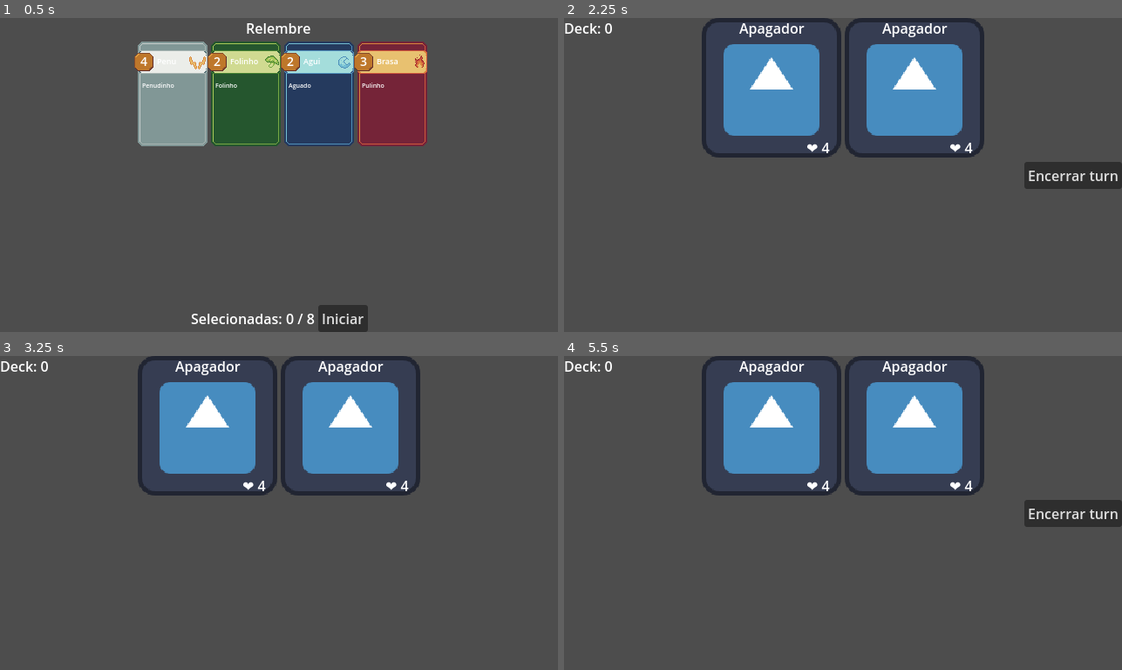
Above: before the commit, frames 1-4 (two rows, left to right).
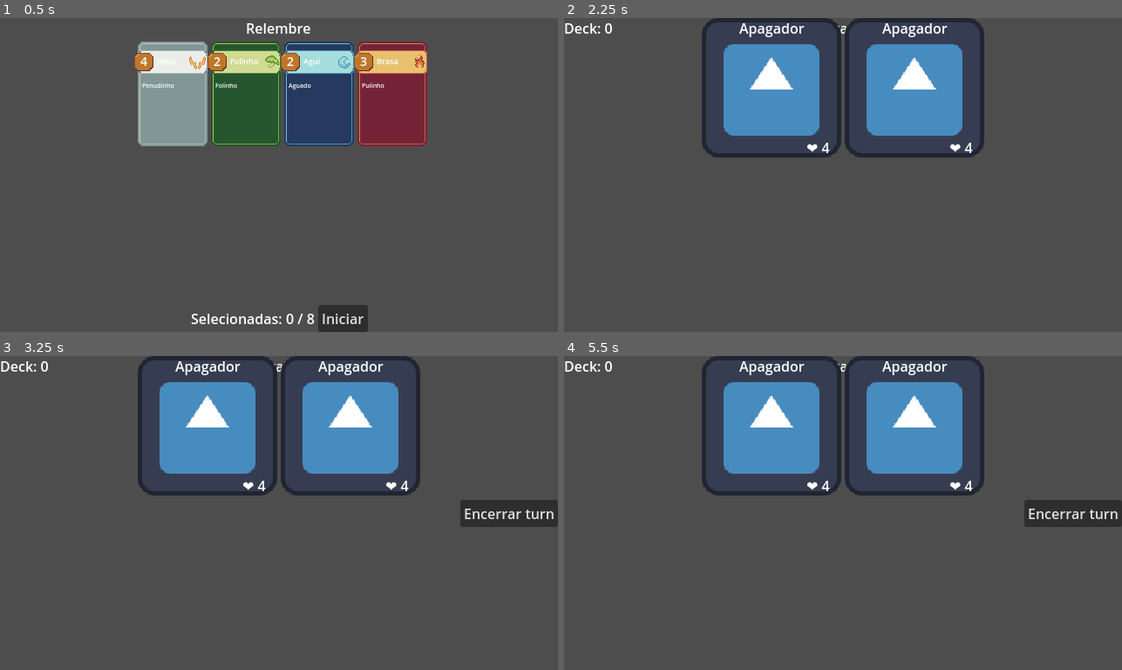
Above: after the commit, the same moments.

Repository: JonathanGoveira/CardGameTemplateGodot
Game: Godot game, scene res://scenes/pre_run_deck_selector.tscn
The game is run twice, just before and just after one commit, with the same random seed, the same clock (stepped at 60 frames per second) and the same inputs. The engine's default icon, where the game draws it, is replaced by a stand-in: a white triangle on a blue panel in a dark square.
Inputs (mouse positions are in pixels of both pictures, inside the frame that each line leads up to):
- Up to frame 1 (0.5 s): no input
- Up to frame 2 (2.25 s): click "Iniciar" at 0.5 s; click "Encerrar turn" at 1.25 s; tap Enter at 2 s; move the mouse to (965, 159) at 2.02 s; click (965, 159) at 2.17 s
- Up to frame 3 (3.25 s): click (507, 513) at 2.75 s, where only the run before the commit has a clickable "Encerrar turn"
- Up to frame 4 (5.5 s): click (1071, 513) at 3.5 s, where only the run after the commit has a clickable "Encerrar turn"; tap Space at 4.25 s; drag from (731, 528) to (815, 575) at 4.27 s; tap Enter at 5 s; move the mouse to (898, 443) at 5.02 s; click (898, 443) at 5.17 s

Frame 1 is identical in both runs. In frame 2, 1.5% of the frame differs, in the area x 49-100%, y 1-55%; in frame 3, 1.5%; in frame 4, less than 0.1%.

Commit message:
update logic draft and turn manager

Diff:
--- a/cardgametemplate/scenes/battle/battle_scene.tscn
+++ b/cardgametemplate/scenes/battle/battle_scene.tscn
@@ -6,6 +6,16 @@
 [ext_resource type="PackedScene" uid="uid://i4anp6bcp3mh" path="res://scenes/enemy/enemy_base.tscn" id="3_ugm31"]
 
 [node name="GameManager" type="Node"]
+
+[node name="Label" type="Label" parent="."]
+anchors_preset = 5
+anchor_left = 0.5
+anchor_right = 0.5
+offset_left = -30.0
+offset_right = 30.0
+offset_bottom = 23.0
+grow_horizontal = 2
+text = "Batalha"
 
 [node name="UIManager" type="CanvasLayer" parent="."]
 
@@ -20,6 +30,7 @@
 botao_encerrar_turno_path = NodePath("../board/Button")
 enemy_board_path = NodePath("../board/Enemies")
 deck_manager_path = NodePath("../board/PlayerDeck")
+enemy_manager_path = NodePath("../board/EnemyManager")
 
 [node name="board" type="Control" parent="."]
 custom_minimum_size = Vector2(640, 360)
--- a/cardgametemplate/scenes/cards/player_deck_manager.tscn
+++ b/cardgametemplate/scenes/cards/player_deck_manager.tscn
@@ -1,6 +1,6 @@
 [gd_scene load_steps=3 format=3 uid="uid://bi6o4an0e0vai"]
 
-[ext_resource type="Script" uid="uid://bgiwrxu11p2yt" path="res://scripts/battle/deck_manager.gd" id="1_fm1m1"]
+[ext_resource type="Script" uid="uid://bgiwrxu11p2yt" path="res://scripts/cards/deck_manager.gd" id="1_fm1m1"]
 [ext_resource type="PackedScene" uid="uid://b2f0gstxcgifp" path="res://scenes/cards/card_base.tscn" id="2_71vvo"]
 
 [node name="PlayerDeck" type="Node"]
--- a/cardgametemplate/scenes/draft.tscn
+++ b/cardgametemplate/scenes/draft.tscn
@@ -1,7 +1,33 @@
-[gd_scene format=3 uid="uid://c8uagy6act5kg"]
+[gd_scene load_steps=2 format=3 uid="uid://c8uagy6act5kg"]
+
+[ext_resource type="Script" uid="uid://v2g82o1dx25" path="res://scripts/draft/draft_scene.gd" id="1_ndt0q"]
 
 [node name="Draft" type="Control"]
 layout_mode = 3
-anchors_preset = 0
-offset_right = 40.0
-offset_bottom = 40.0
+anchors_preset = 15
+anchor_right = 1.0
+anchor_bottom = 1.0
+grow_horizontal = 2
+grow_vertical = 2
+script = ExtResource("1_ndt0q")
+
+[node name="Label" type="Label" parent="."]
+layout_mode = 1
+anchors_preset = 5
+anchor_left = 0.5
+anchor_right = 0.5
+offset_left = -20.5
+offset_right = 20.5
+offset_bottom = 23.0
+grow_horizontal = 2
+text = "Draft"
+
+[node name="Button" type="Button" parent="."]
+layout_mode = 1
+anchors_preset = 1
+anchor_left = 1.0
+anchor_right = 1.0
+offset_left = -136.0
+offset_bottom = 31.0
+grow_horizontal = 0
+text = "Próxima batalha"
--- a/cardgametemplate/scripts/cards/card_base.gd
+++ b/cardgametemplate/scripts/cards/card_base.gd
@@ -4,7 +4,7 @@
 var dados: CardData
 var habilidade: int
 var mana_acoplada: int = 0
-signal carta_jogada(carta: CardBase)
+signal carta_jogada(carta)
 
 func _ready() -> void:
 	atualizar_ui()
--- a/cardgametemplate/scripts/cards/turn_manager.gd
+++ b/cardgametemplate/scripts/cards/turn_manager.gd
@@ -10,7 +10,7 @@
 @export var botao_encerrar_turno_path: NodePath
 @export var enemy_board_path: NodePath
 @export var deck_manager_path: NodePath
-
+@export var enemy_manager_path: NodePath
 func _ready():
 	iniciar_turno_jogador()
 
@@ -40,14 +40,20 @@
 	var deck = get_node(deck_manager_path)
 
 	for inimigo in inimigos:
-		#if inimigo.has_method("get_dano"):
-		#	var dano = inimigo.get_dano()
-		#	print("Inimigo causa", dano, "de dano ao deck.")
-		#	deck.sofrer_dano(dano)
-		#	await get_tree().create_timer(0.5).timeout  # Delay entre ataques
+		# inimigo causa dano futuramente
 		print(inimigo, " Agindo")
+		await get_tree().create_timer(0.5).timeout
+
 	await get_tree().create_timer(0.8).timeout
-	iniciar_turno_jogador()
+	var enemy_manager = get_node(enemy_manager_path)
+	if enemy_manager.todos_derrotados():
+
+		print("🏆 Vitória! Todos os inimigos foram derrotados.")
+		await get_tree().create_timer(1).timeout
+		RunManager.ir_para_draft()
+	else:
+		iniciar_turno_jogador()
+
 
 
 func _on_button_pressed() -> void:
--- /dev/null
+++ b/cardgametemplate/scripts/draft/draft_scene.gd
@@ -0,0 +1,10 @@
+extends Control
+
+@onready var botao_continuar = $Button
+
+func _ready():
+	botao_continuar.pressed.connect(_on_continuar_pressed)
+
+func _on_continuar_pressed():
+	print("Jogador escolheu avançar a run.")
+	RunManager.iniciar_proxima_batalha()
--- a/cardgametemplate/scripts/enemy/enemy_base.gd
+++ b/cardgametemplate/scripts/enemy/enemy_base.gd
@@ -35,6 +35,7 @@
 			atualizar_vida()
 
 		# Remove a carta da mão visualmente
+		data.emit_signal("carta_jogada", data)
 		if data.get_parent():
 			data.get_parent().remove_child(data)
 		data.queue_free()
Renamed: cardgametemplate/scripts/battle/deck_manager.gd -> cardgametemplate/scripts/cards/deck_manager.gd
Renamed: cardgametemplate/scripts/battle/deck_manager.gd.uid -> cardgametemplate/scripts/cards/deck_manager.gd.uid
Not shown, added: cardgametemplate/scripts/draft/draft_scene.gd.uid
